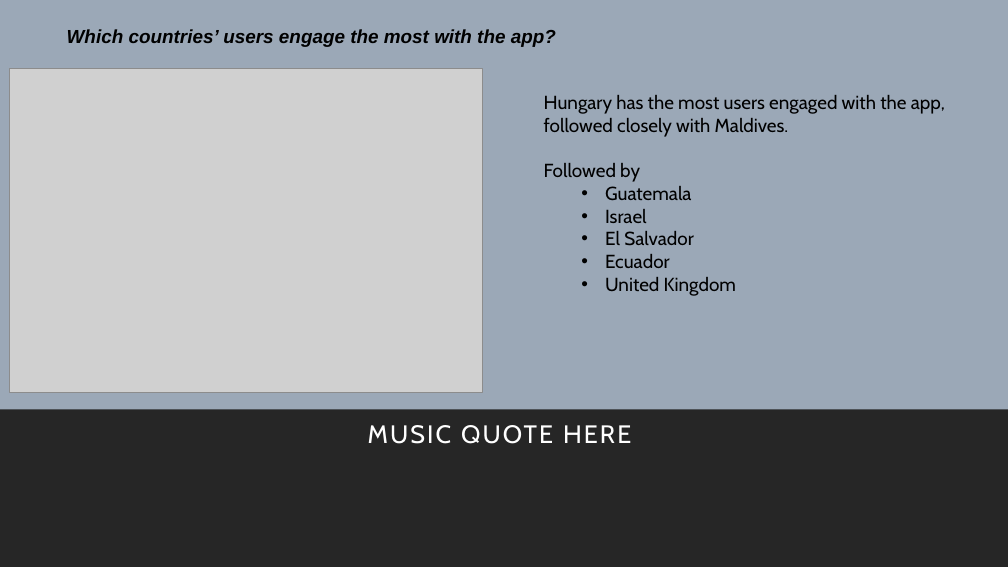
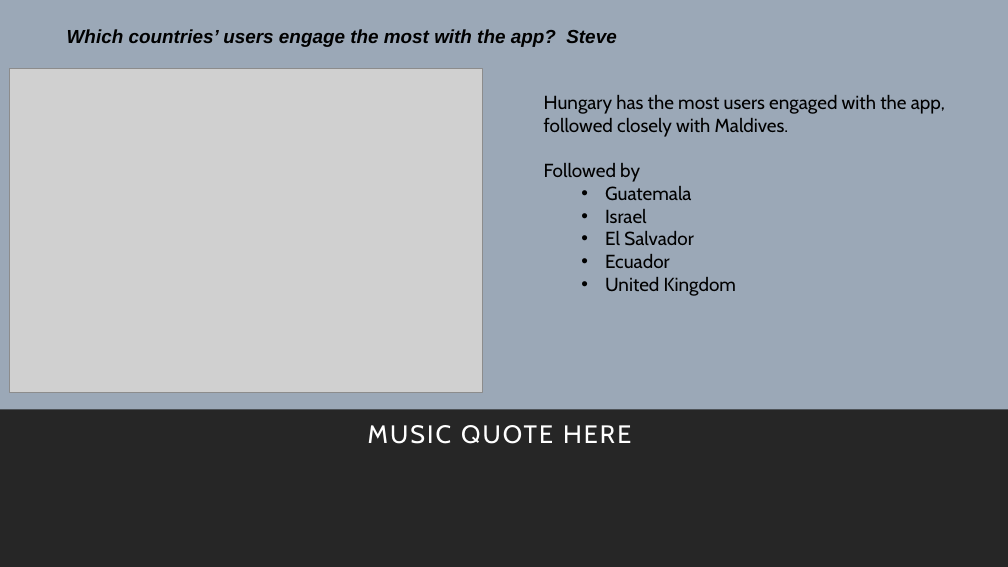
Before and after one commit to kidik425/07-Project_1, a slide deck: slide 6 of The Eff {Strings} Project 1 Demo.pptx. Drawn at 1008x567 pixels with LibreOffice and Linux fonts; fonts in the diff are those of the drawing; grey boxes stand for pictures. Boxes give left, top, right and bottom in pixels: in the first picture for what was removed or moved away, otherwise in the second. Text is boxed around its words. In the diff, an @@ line names an element or a change of style, - is before the commit and + after.

```diff
--- a/The Eff {Strings} Project 1 Demo.pptx
+++ b/The Eff {Strings} Project 1 Demo.pptx
@@ text at [67, 29, 616, 47]: text changed @@
-Which countries’ users engage the most with the app?
+Which countries’ users engage the most with the app? Steve
```
Also in this commit, not shown: 4 other slides changed, 1 slide added, 2 slides removed, 3 other files.
